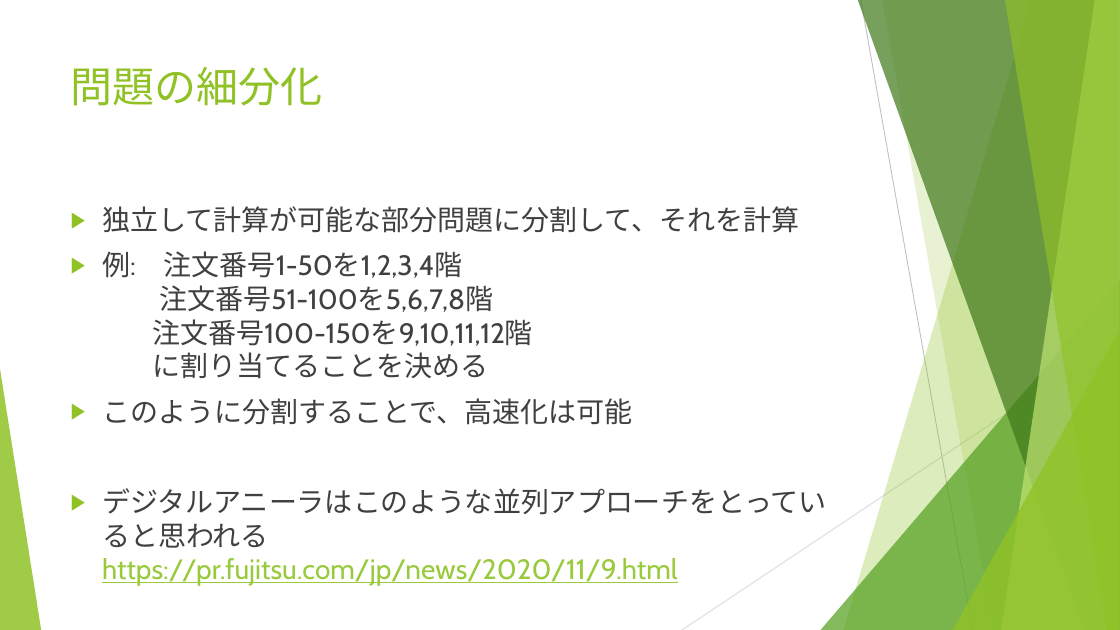
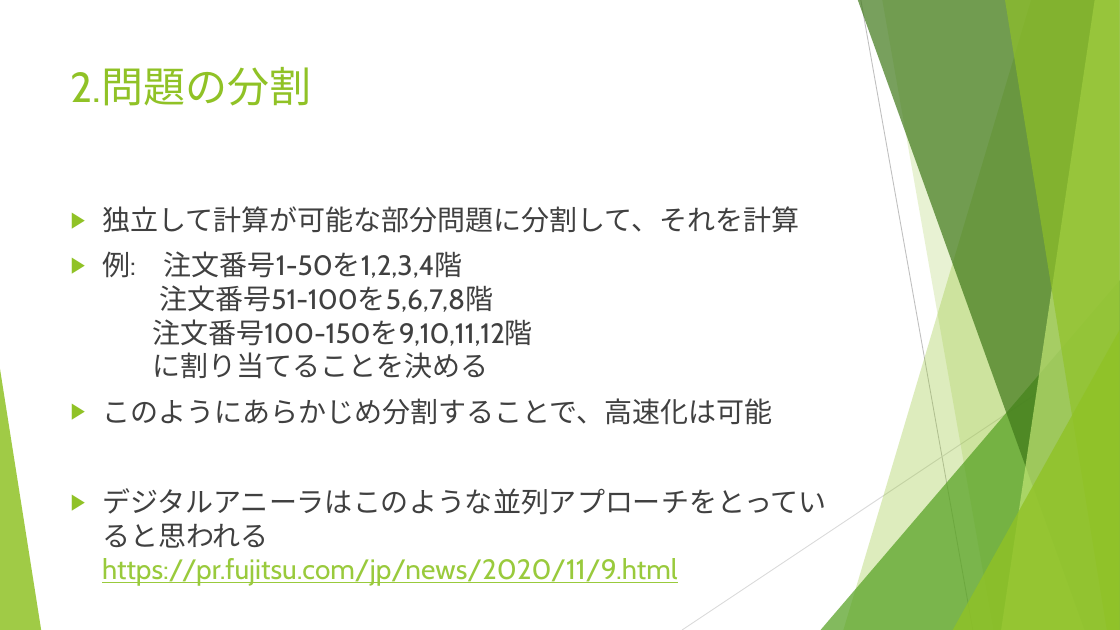
Before and after one commit to r-kurosu/kline_new, a slide deck: slide 18 of 11_30_共有資料.pptx. Drawn at 1120x630 pixels with LibreOffice and Linux fonts; fonts in the diff are those of the drawing. Boxes give left, top, right and bottom in pixels: in the first picture for what was removed or moved away, otherwise in the second. Text is boxed around its words. In the diff, an @@ line names an element or a change of style, - is before the commit and + after.

```diff
--- a/11_30_共有資料.pptx
+++ b/11_30_共有資料.pptx
@@ title at [71,67,312,106]: text changed @@
-問題の細分化
+2.問題の分割
@@ text at [102,398,772,425]: text changed @@
-▶ このように分割することで、高速化は可能
+▶ このようにあらかじめ分割することで、高速化は可能
```
Also in this commit, not shown: 5 other slides changed, 3 slides added.
